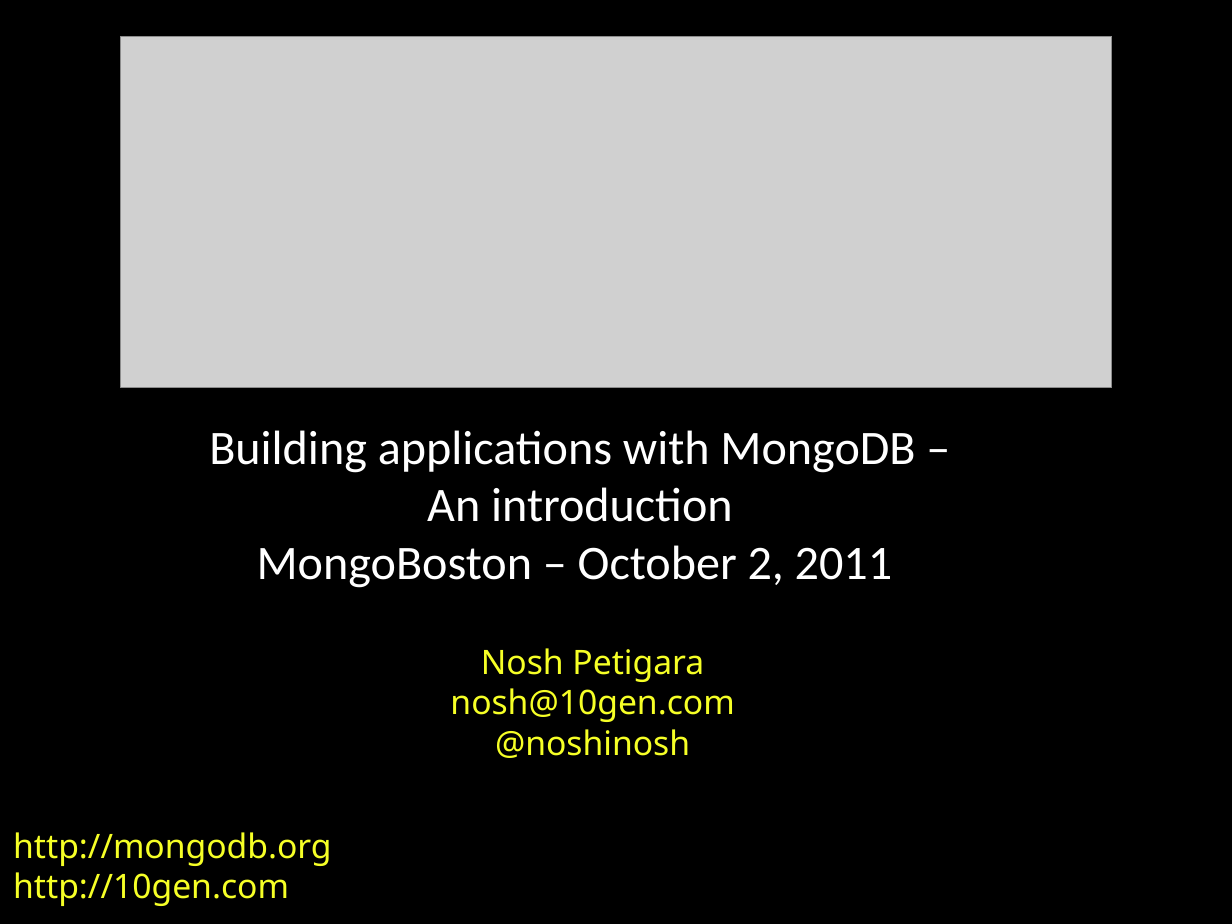
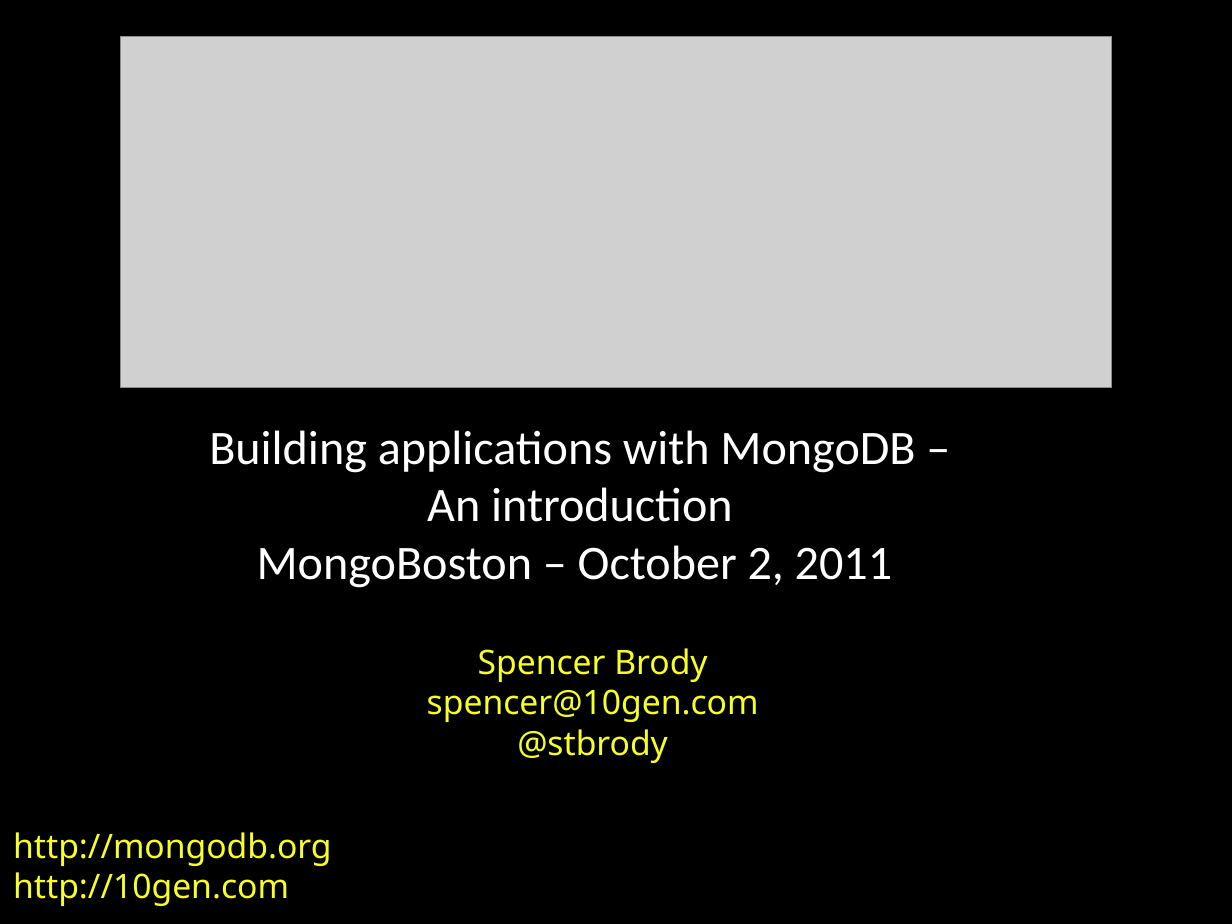
Before and after one commit to stbrody/scratch, a slide deck: slide 1 of WebAppsWithMongoDBWebinar-Oct2011.ppt. Drawn at 1232x924 pixels with LibreOffice and Linux fonts; fonts in the diff are those of the drawing; grey boxes stand for pictures. Boxes give left, top, right and bottom in pixels: in the first picture for what was removed or moved away, otherwise in the second. Text is boxed around its words. In the diff, an @@ line names an element or a change of style, - is before the commit and + after.

```diff
--- a/WebAppsWithMongoDBWebinar-Oct2011.ppt
+++ b/WebAppsWithMongoDBWebinar-Oct2011.ppt
@@ text at [427, 648, 759, 763]: text changed @@
-Nosh Petigara
-nosh@10gen.com
-@noshinosh
+Spencer Brody
+spencer@10gen.com
+@stbrody
```
Also in this commit, not shown: 5 other slides changed, 3 slides added, 1 slide removed.
